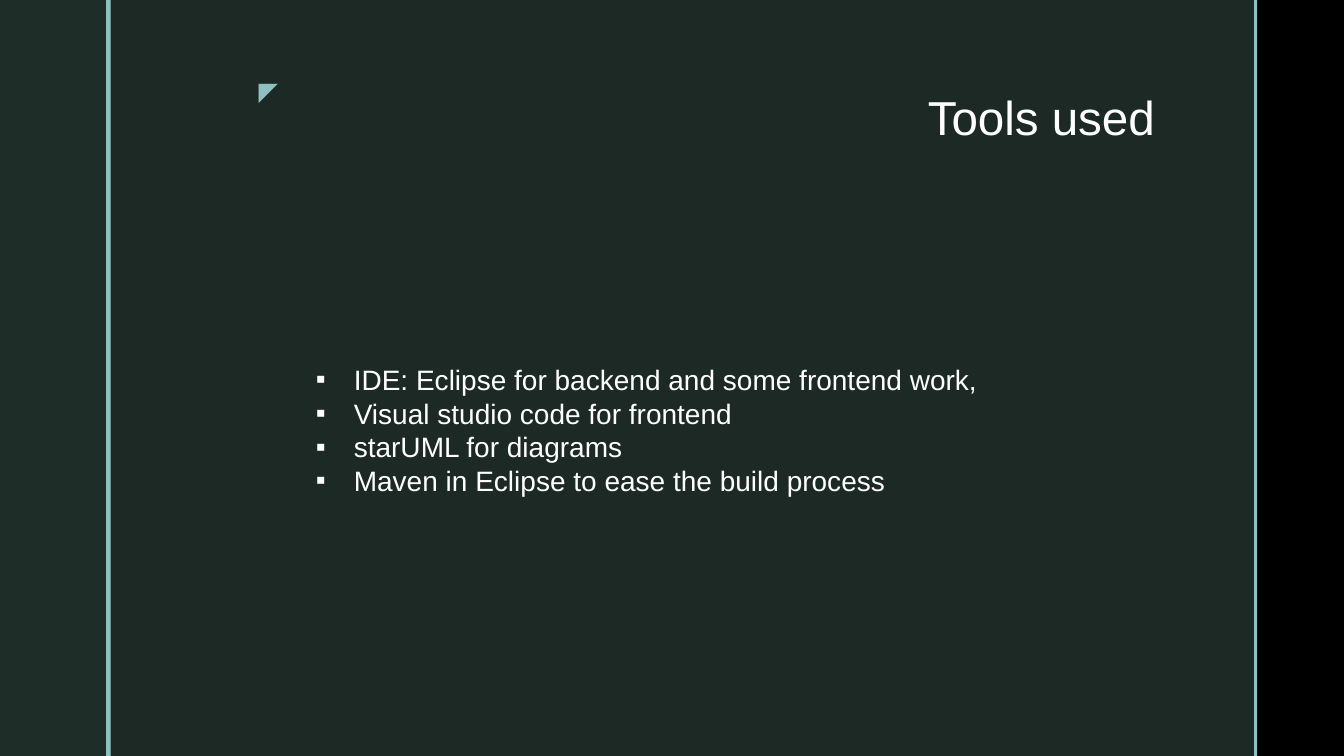
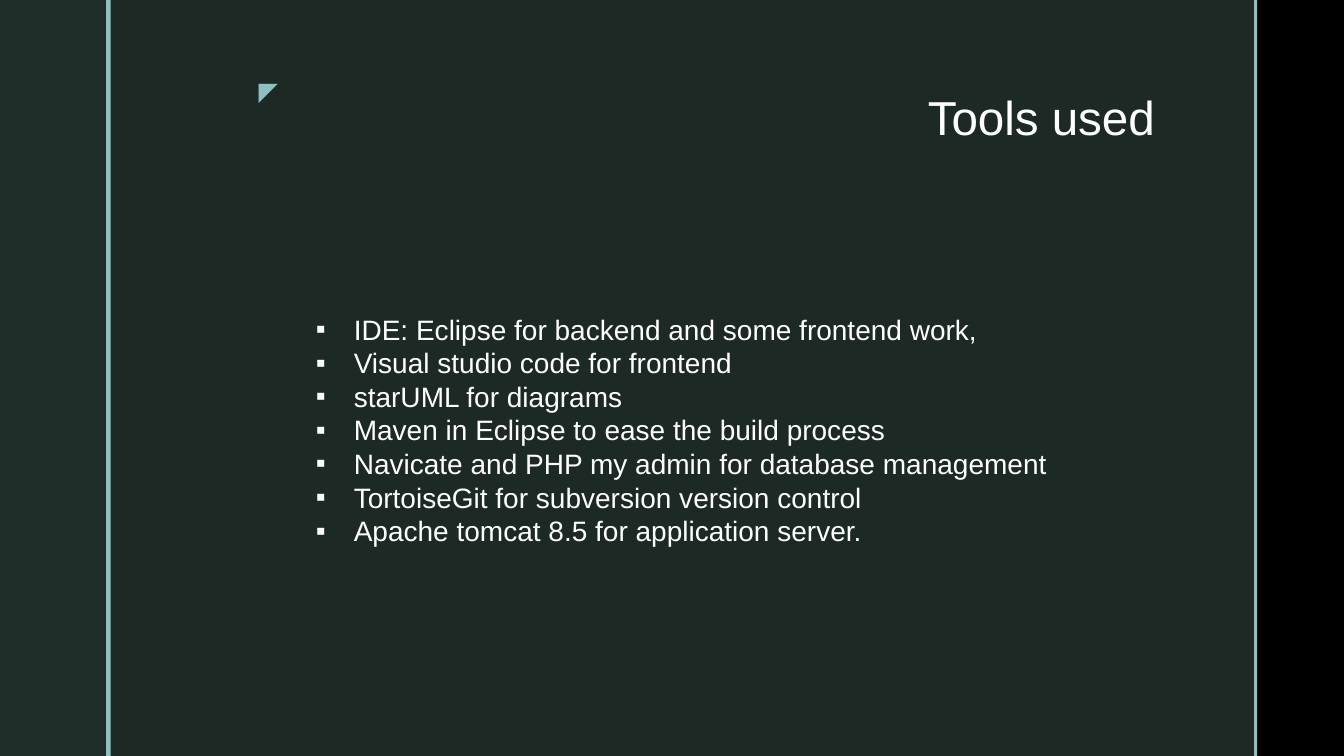
Before and after one commit to tuvshinbt/RealStateManagement, a slide deck: slide 11 of doc/Project presentation.pptx (slide 10 before the commit). Drawn at 1344x756 pixels with LibreOffice and Linux fonts; fonts in the diff are those of the drawing; background and template pictures are left out. Boxes give left, top, right and bottom in pixels: in the first picture for what was removed or moved away, otherwise in the second. Text is boxed around its words. In the diff, an @@ line names an element or a change of style, - is before the commit and + after.

```diff
--- a/doc/Project presentation.pptx
+++ b/doc/Project presentation.pptx
@@ text at [354, 453, 1047, 546]: paragraphs added @@
+▪ Navicate and PHP my admin for database management
+▪ TortoiseGit for subversion version control
+▪ Apache tomcat 8.5 for application server.
```
Also in this commit, not shown: 5 other slides changed, 2 slides added.
